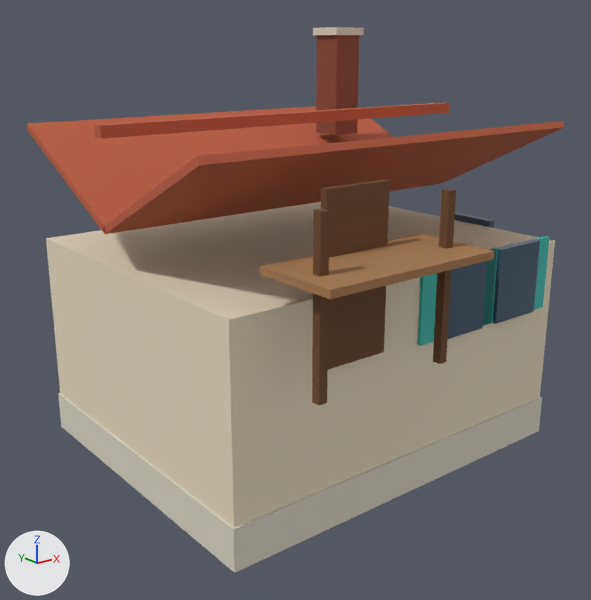
The glTF model public/city-assets/kit/building/building.house-detached.glb as it was, and as the next commit left it.
One viewpoint serves both versions: a camera (50 mm lens) standing at (-7.72, -9.03, 6.07) and looking at (-0.45, 0.07, 2.43). Every picture has the same lights, and +X, +Y and +Z are marked at lower left. The first picture is the older version. Vertices at exactly the same position are counted once.

The first picture shows 'building.house-detached'.
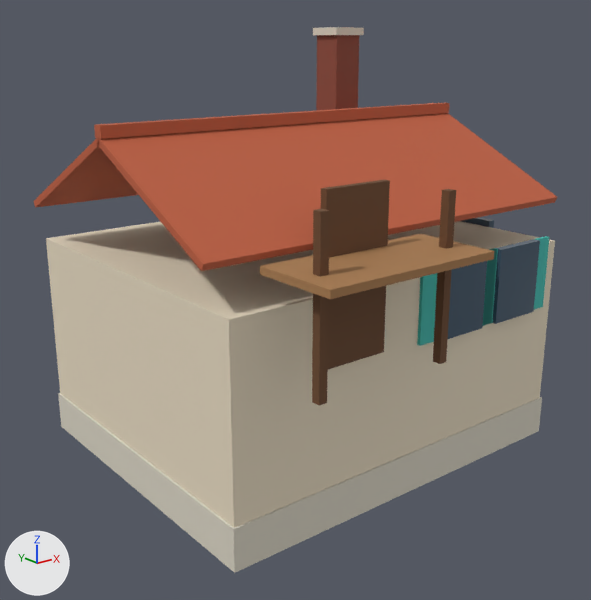
What differs and where, as boxes [x1, y1, x2, y2] in the pictures (591 x 600 px; the box of a moved part takes in the faces that stretch with it):
'building.house-detached', reshaped
    before: [27, 27, 564, 573]
    after: [34, 27, 557, 573]
part 1 of me_shell_006, moved or reshaped
    before: [103, 121, 564, 234]
    after: [97, 113, 557, 271]
part 2 of me_shell_006, moved or reshaped
    before: [27, 106, 393, 234]
    after: [34, 138, 138, 208]

The change, as a list of edits to the scene's bpy script:
```text
Change me_shell_006:
    where me_shell_006.from_pydata(...)  # 144 vertices, 216 faces; spans x -3.2..3.2, y -3.06..3.06, z 0.0..6.32
    used by ob_building_house_detached; location = (0.0, 0.0, 0.0)
    me_shell_006 part 1: the loose piece of 8 vertices spanning x -3.2..3.2, y -1.8..0.58, z 3.74..4.96 is turned 52 degrees about the x axis through its middle
    me_shell_006 part 2: the loose piece of 8 vertices spanning x -3.2..3.2, y 0.5..2.88, z 3.74..4.96 is turned -52 degrees about the x axis through its middle
```
